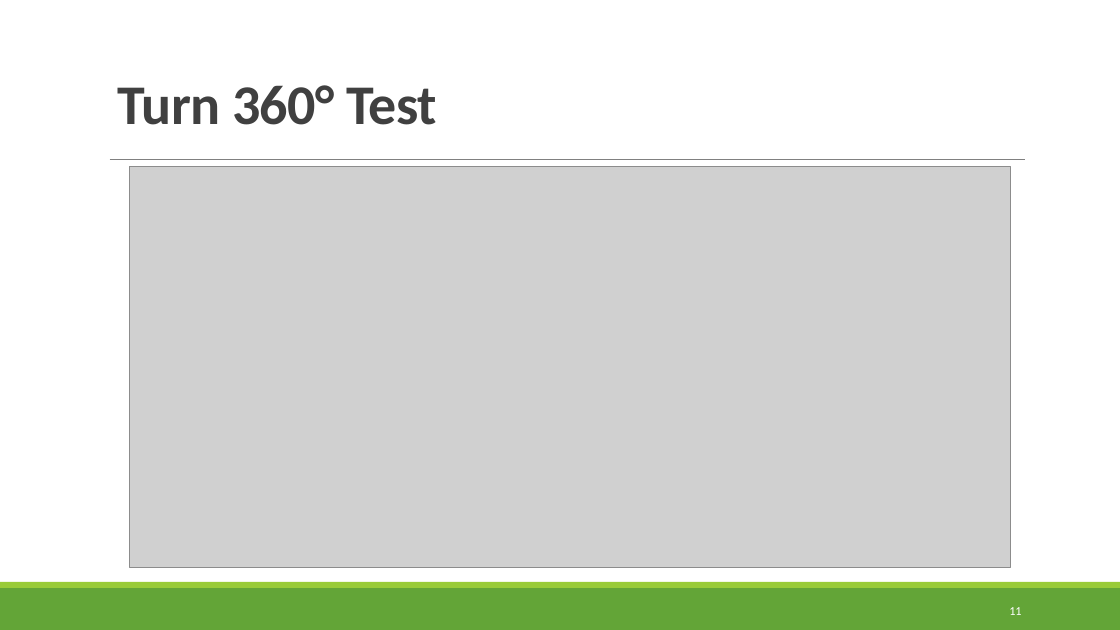
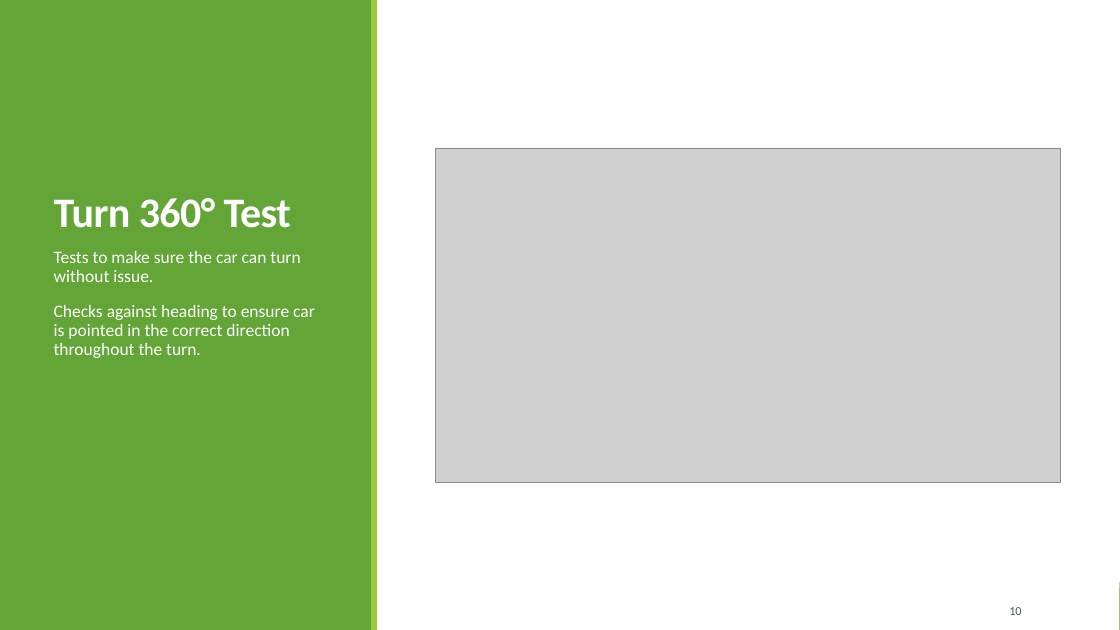
Before and after one commit to TytanRock/ECE-5734-Project, a slide deck: slide 10 of Project Progress Presentaion.pptx (slide 11 before the commit). Drawn at 1120x630 pixels with LibreOffice and Linux fonts; fonts in the diff are those of the drawing; grey boxes stand for pictures. Boxes give left, top, right and bottom in pixels: in the first picture for what was removed or moved away, otherwise in the second. Text is boxed around its words. In the diff, an @@ line names an element or a change of style, - is before the commit and + after.

```diff
--- a/Project Progress Presentaion.pptx
+++ b/Project Progress Presentaion.pptx
@@ rectangle added at (0, 0, 1120, 630), fill #FFFFFF @@
@@ rectangle added at (0, 0, 372, 630), fill #63A537 @@
@@ rectangle added at (371, 0, 377, 630), fill #99CB38 @@
@@ title "Turn 360° Test": place and size @@
-title "Turn 360° Test" at (118, 85, 436, 125)
+title "Turn 360° Test" at (54, 198, 291, 228)
@@ title "Turn 360° Test" at (54, 198, 291, 228): size 48 to 36 pt, text colour #404040 to #FFFFFF @@
@@ picture added at (436, 148, 1060, 482) @@
@@ line removed from (110, 160) to (1026, 160) @@
@@ picture removed at (129, 166, 1011, 567) @@
@@ text added at (54, 251, 315, 358), 15 pt, text #FFFFFF @@
+  Tests to make sure the car can turn without issue.
+  Checks against heading to ensure car is pointed in the correct direction throughout the turn.
@@ page number at (1009, 607, 1021, 615): text changed; text colour #FFFFFF to #455F51 @@
-11
+10
```
Also in this commit, not shown: 6 other slides changed, 2 slides added, 3 slides removed, 7 other files.
